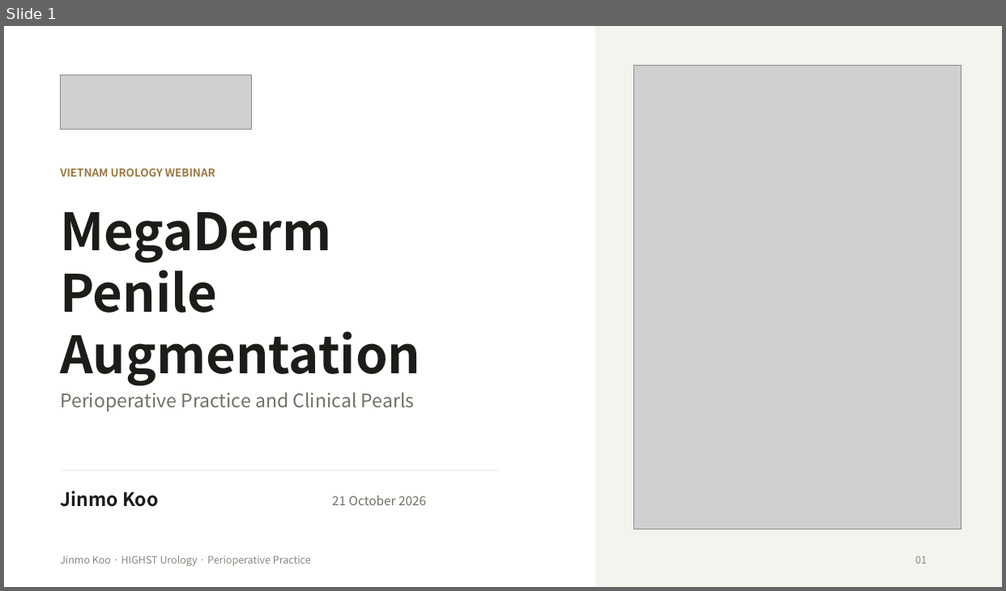
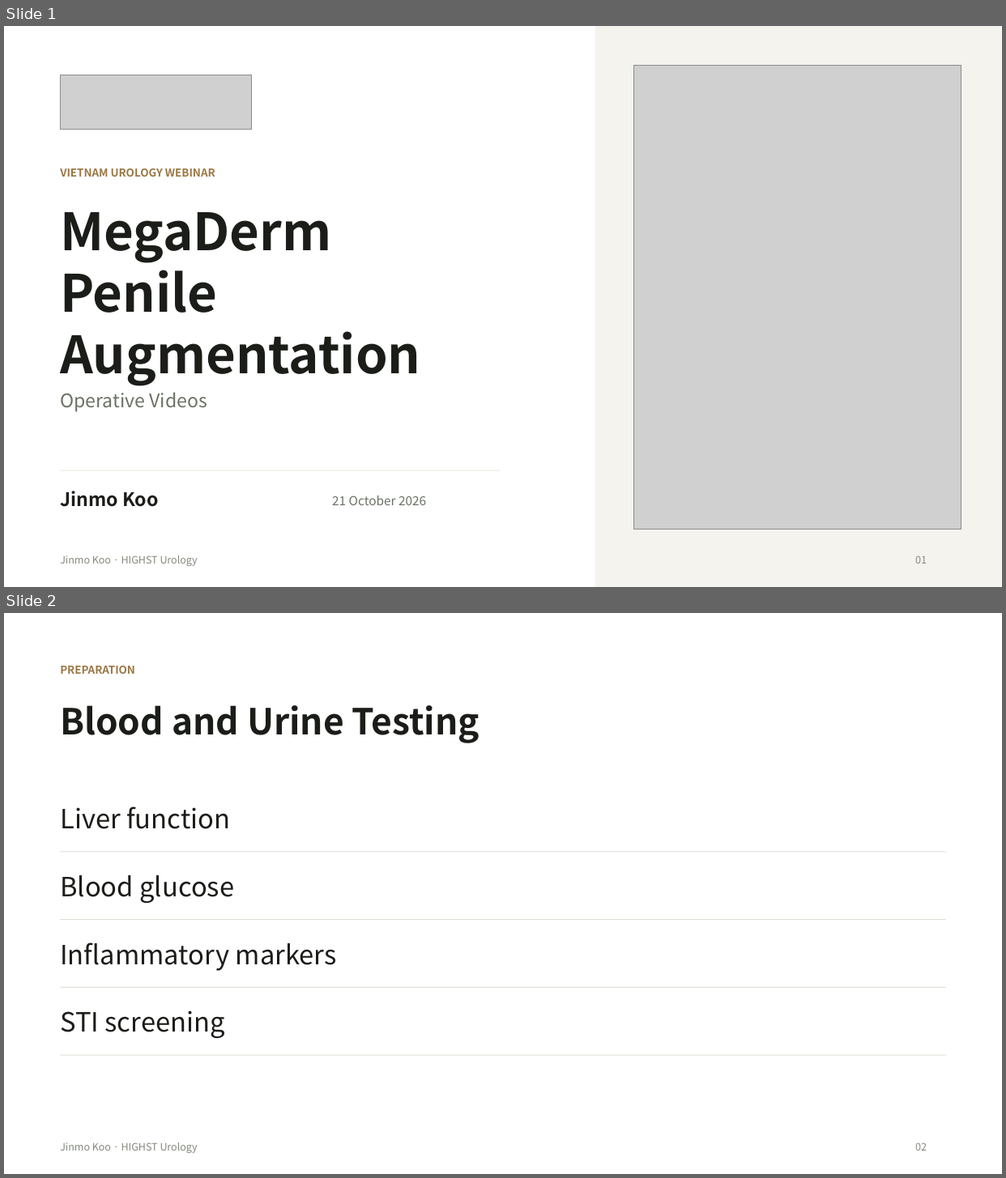
Before and after one commit to notoow/vietnam-urology-webinar, a slide deck: downloads/highst-perioperative-webinar.pptx. Shown one above the other, each under a label of ours: slide 1 before the commit, slides 1 and 2 after it. The pictures are 1006x591 and 1006x1178 pixels, drawn with LibreOffice and Linux fonts; fonts in the diff are those of the drawing; grey boxes stand for pictures. Boxes give left, top, right and bottom in pixels: in the first picture for what was removed or moved away, otherwise in the second. Text is boxed around its words. In the diff, an @@ line names an element or a change of style, - is before the commit and + after.

Commit message:
Simplify webinar to testing preparation and three operative videos

```diff
--- a/downloads/highst-perioperative-webinar.pptx
+++ b/downloads/highst-perioperative-webinar.pptx
@@ slide 2 added at box(4, 613, 1002, 1174), background #FFFFFF @@
@@ text added at box(60, 666, 135, 674), 10.5 pt, text #9B7744, bold @@
+PREPARATION
@@ text added at box(60, 705, 479, 743), 34.5 pt, text #1B1D19, bold @@
+Blood and Urine Testing
@@ text added at box(60, 807, 230, 829), 25.5 pt, text #1B1D19 @@
+Liver function
@@ rectangle added at box(60, 852, 946, 853), fill #DEDFD6 @@
@@ text added at box(60, 875, 234, 903), 25.5 pt, text #1B1D19 @@
+Blood glucose
@@ rectangle added at box(60, 919, 946, 920), fill #DEDFD6 @@
@@ text added at box(60, 943, 337, 971), 25.5 pt, text #1B1D19 @@
+Inflammatory markers
@@ rectangle added at box(60, 987, 946, 988), fill #DEDFD6 @@
@@ text added at box(60, 1011, 225, 1038), 25.5 pt, text #1B1D19 @@
+STI screening
@@ rectangle added at box(60, 1055, 946, 1056), fill #DEDFD6 @@
@@ text added at box(60, 1143, 198, 1153), 9.8 pt, text #858B7E @@
+Jinmo Koo · HIGHST Urology
@@ text added at box(915, 1143, 927, 1151), 9.8 pt, text #858B7E @@
+02
@@ slide 1 changed as well @@
@@ text at box(60, 392, 207, 412): text changed @@
-Perioperative Practice and Clinical Pearls
+Operative Videos
@@ text at box(60, 556, 198, 566): text changed @@
-Jinmo Koo · HIGHST Urology · Perioperative Practice
+Jinmo Koo · HIGHST Urology
```
Also in this commit, not shown: 5 other slides added, 30 slides removed, 8 other files.
